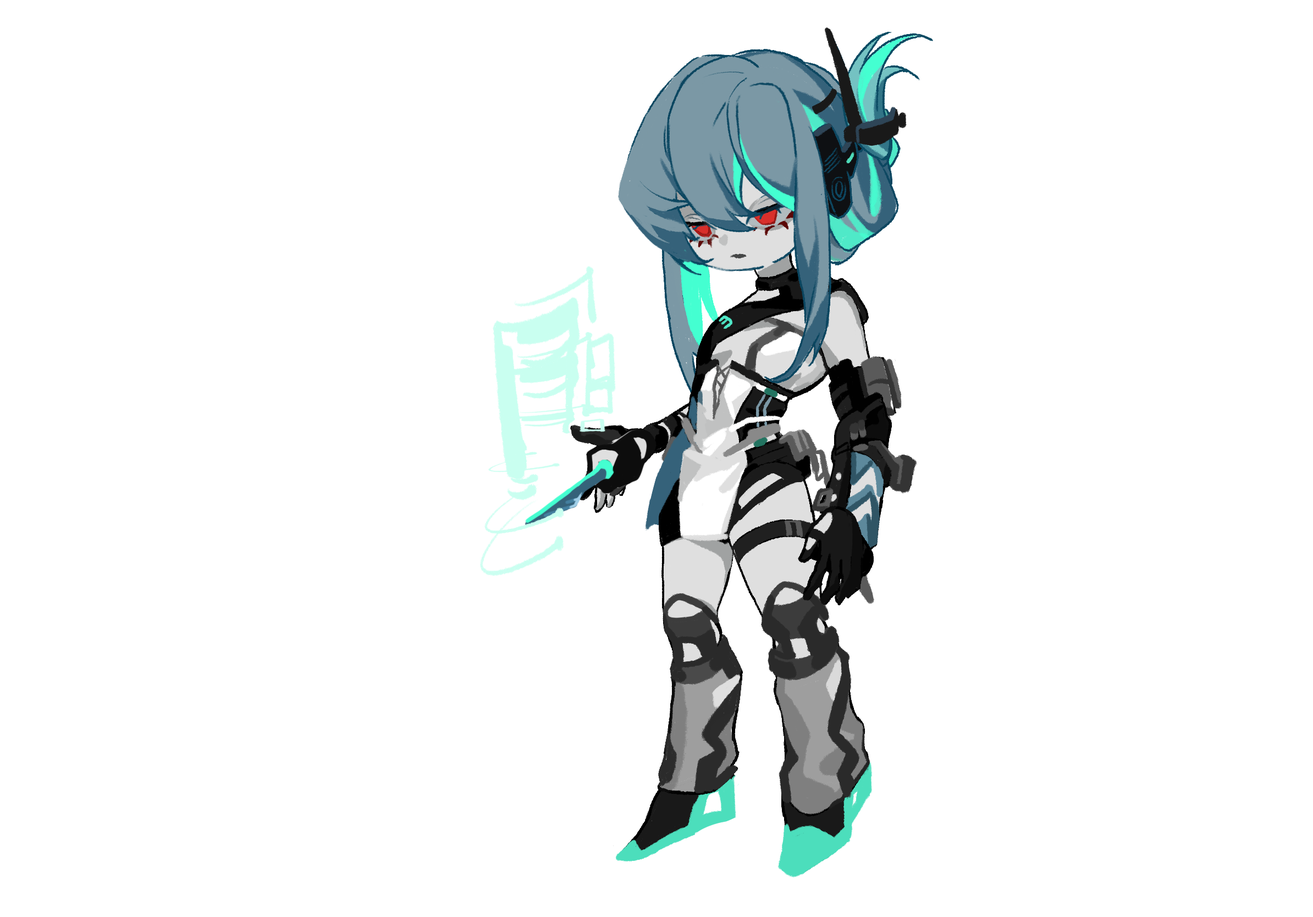
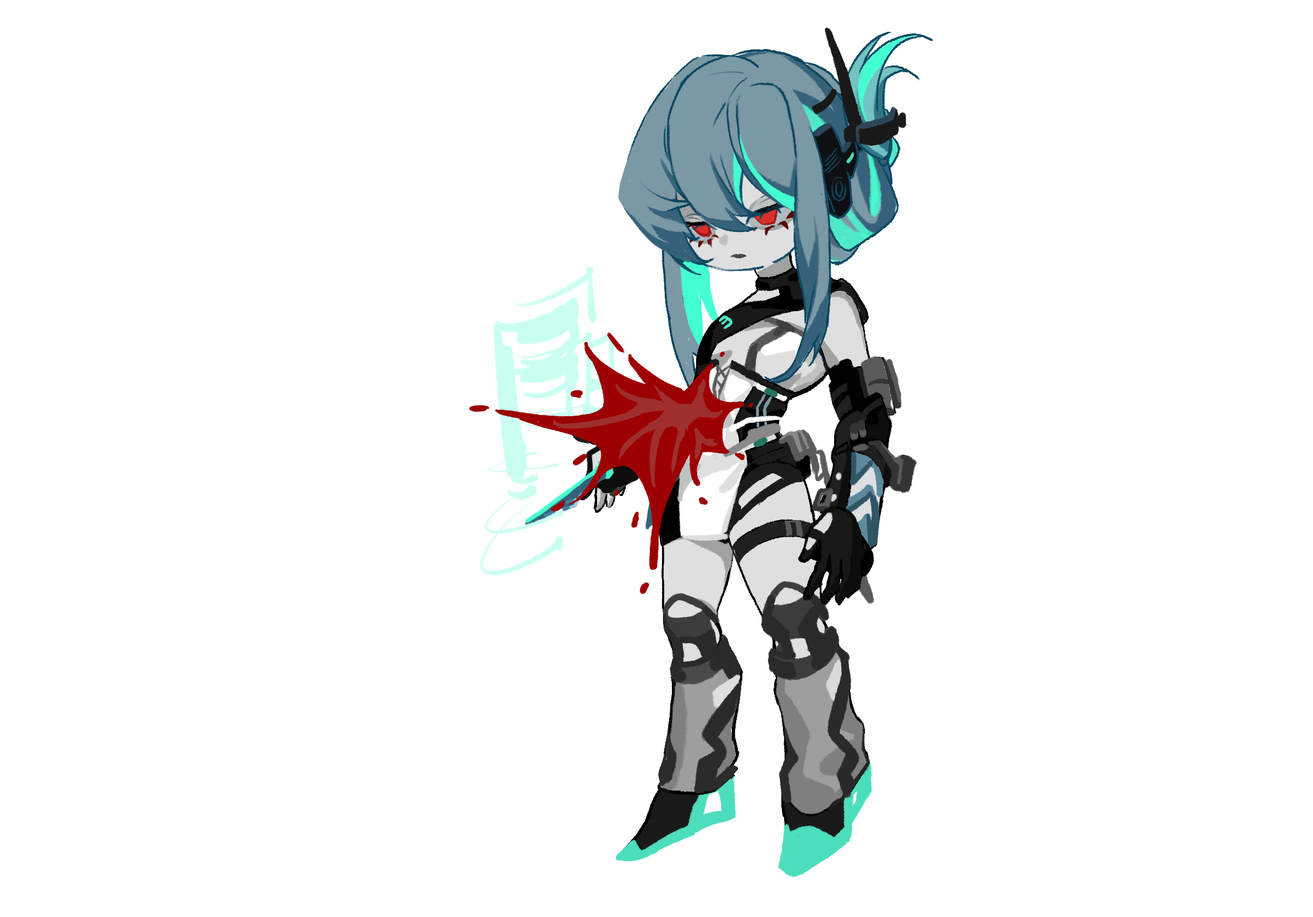
Revision of a layered 1313px x 917px image; what changed, layer by layer:
added layer "blood" above "suspention window1" over [left=468, top=331, right=754, bottom=595]
